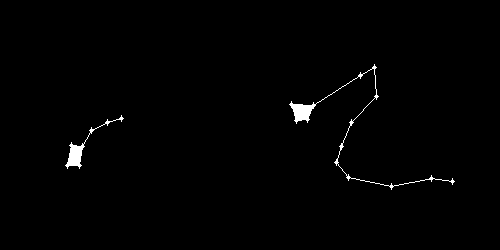
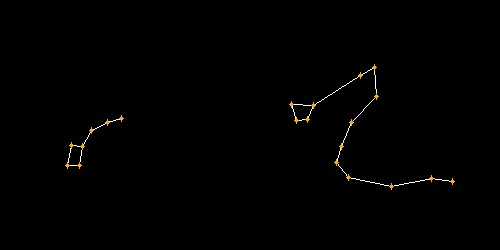
Layer changes from the first w=500, h=250 image to the second:
painted on "Lines" over [65, 115, 124, 169]
painted on "Background" over [65, 64, 455, 190]
